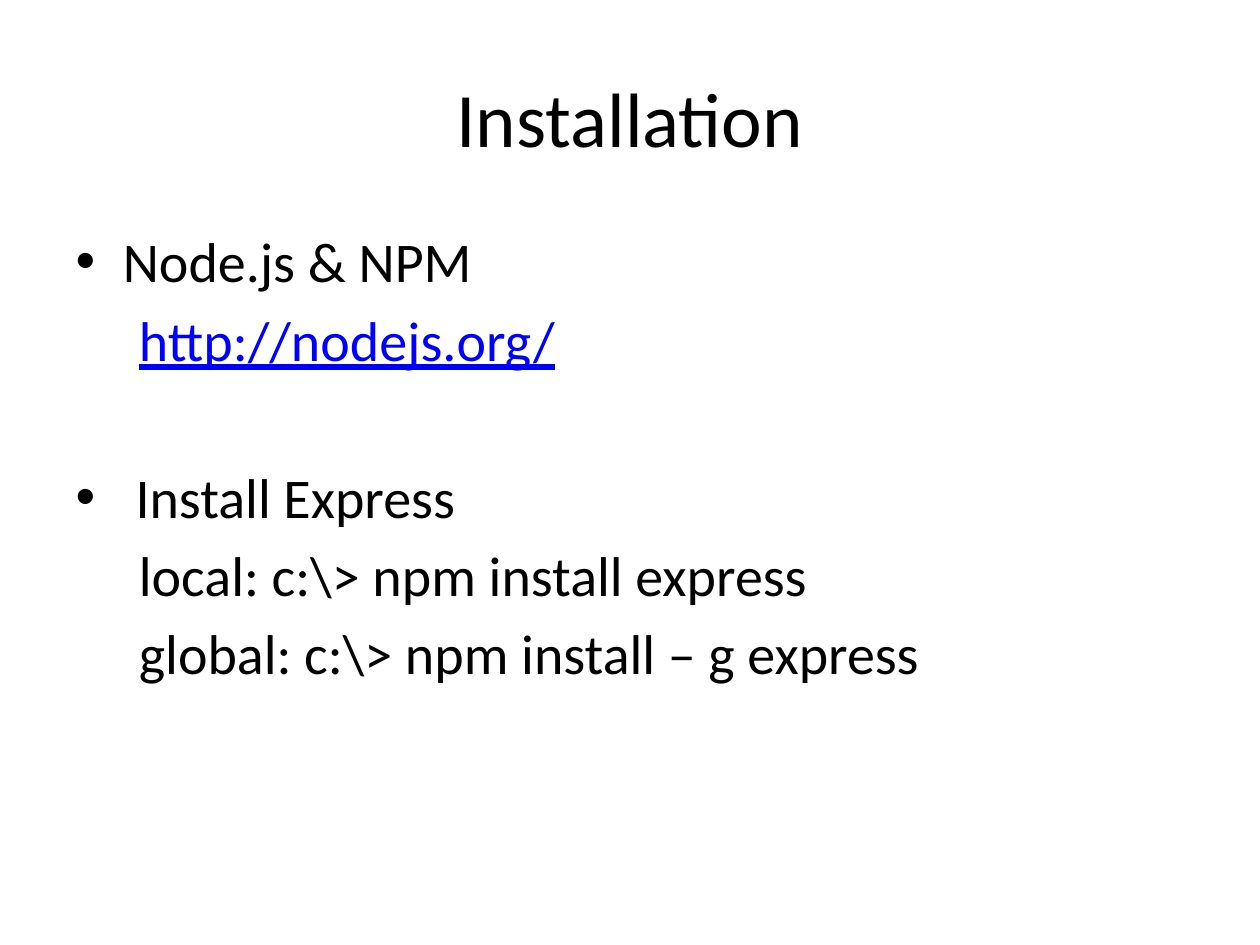
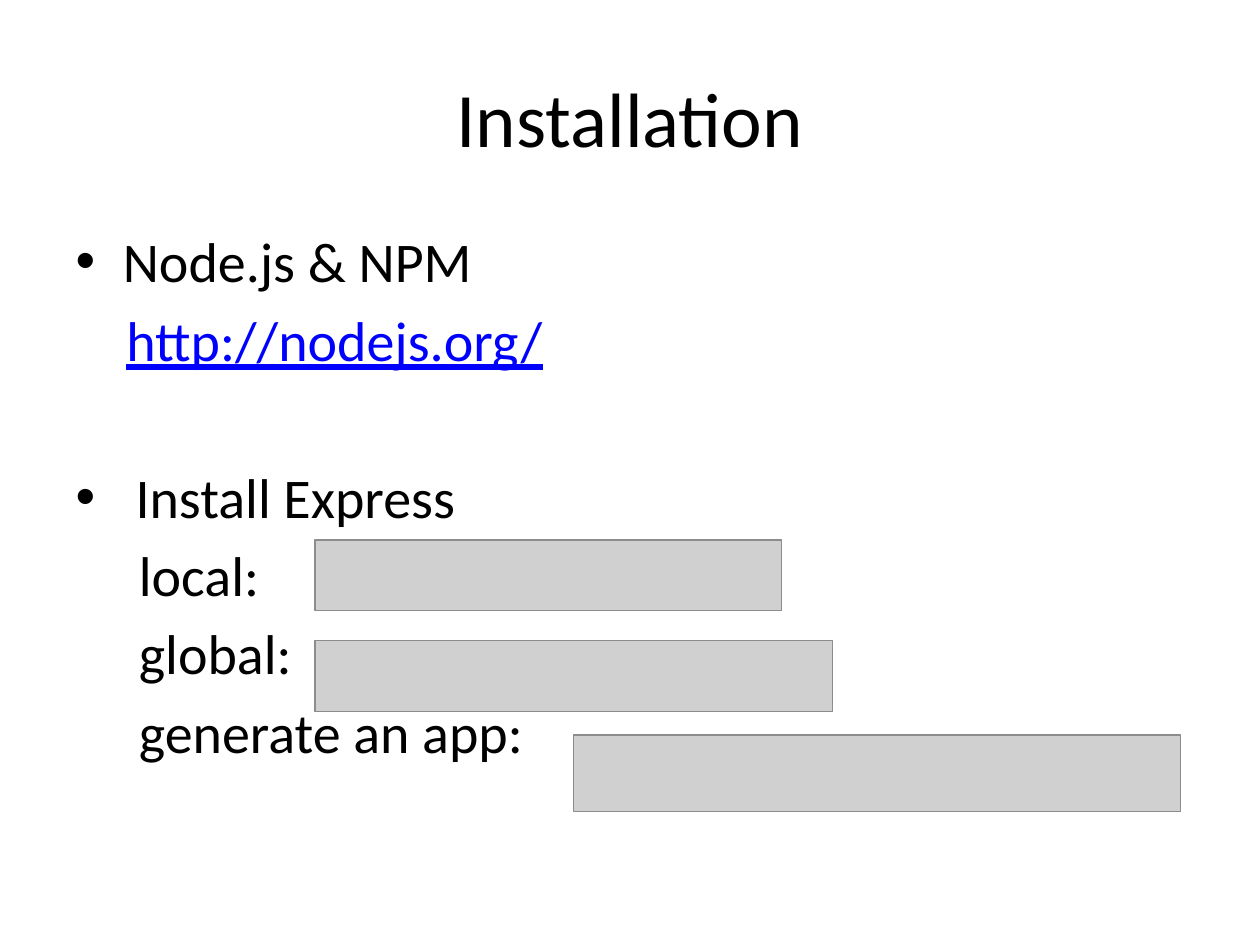
Before and after one commit to flybigcat/cs520p, a slide deck: slide 4 of slides/nodejs&express.pptx. Drawn at 1260x945 pixels with LibreOffice and Linux fonts; fonts in the diff are those of the drawing; grey boxes stand for pictures. Boxes give left, top, right and bottom in pixels: in the first picture for what was removed or moved away, otherwise in the second. Text is boxed around its words. In the diff, an @@ line names an element or a change of style, - is before the commit and + after.

```diff
--- a/slides/nodejs&express.pptx
+++ b/slides/nodejs&express.pptx
@@ text at box(139, 557, 523, 763): text changed @@
-local: c:\> npm install express
-global: c:\> npm install – g express
+local:
+global:
+generate an app:
@@ picture added at box(315, 541, 781, 611) @@
@@ picture added at box(315, 640, 833, 711) @@
@@ picture added at box(573, 735, 1179, 811) @@
```
Also in this commit, not shown: 7 other slides changed, 15 other files.
